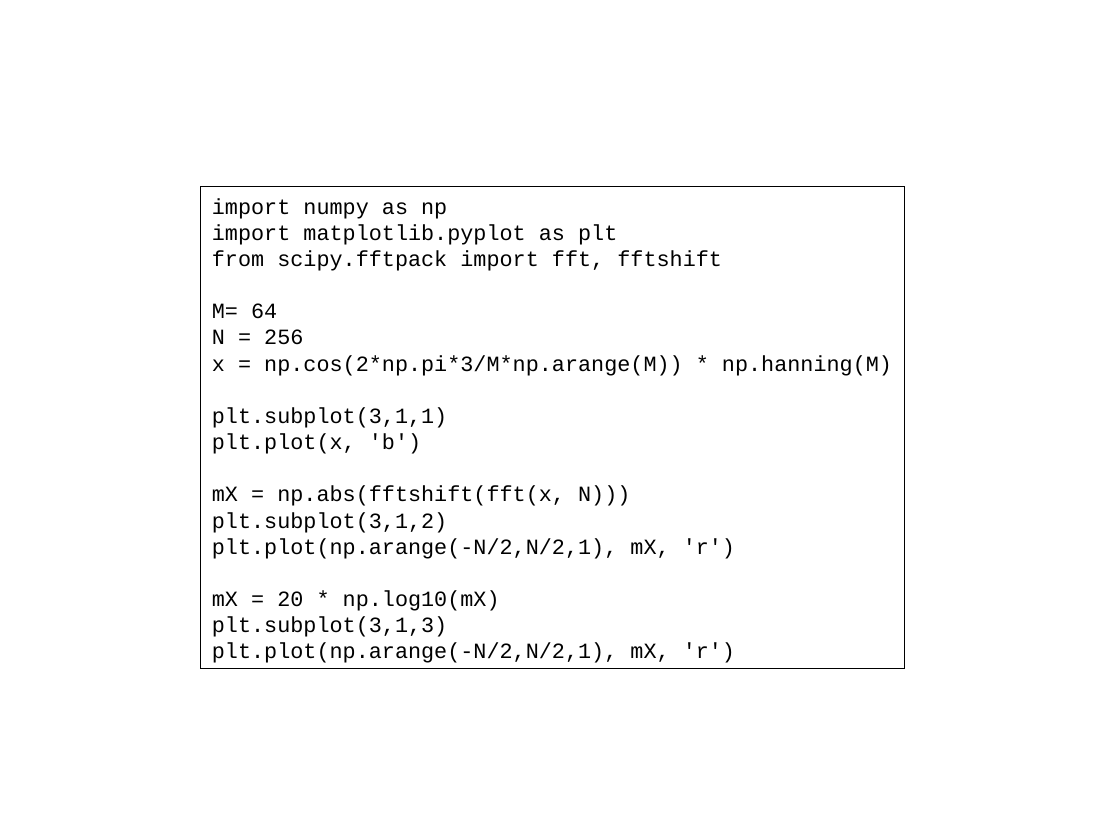
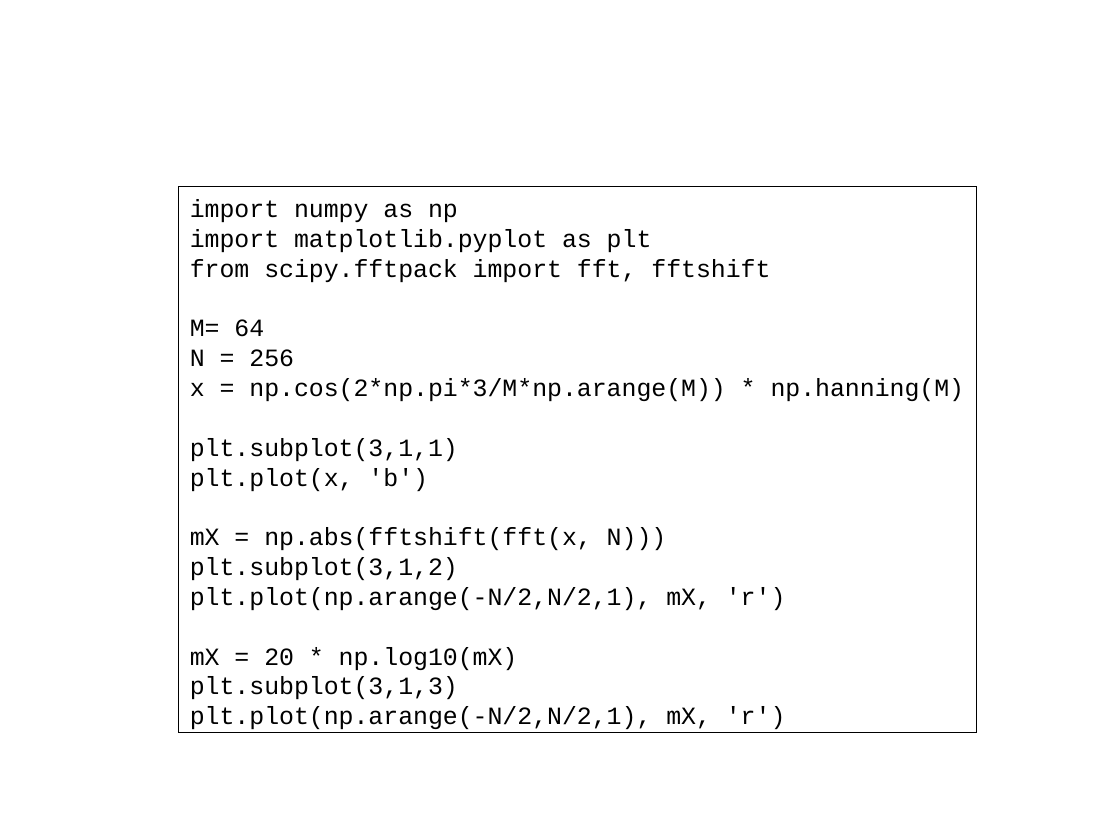
Before and after one commit to MTG/sms-tools, a slide deck: slide 20 of teaching-material/lectures/3-Fourier-theorems/3-Fourier-theorems.odp (slide 19 before the commit). Drawn at 1120x840 pixels with LibreOffice and Linux fonts; fonts in the diff are those of the drawing. Boxes give left, top, right and bottom in pixels: in the first picture for what was removed or moved away, otherwise in the second. Text is boxed around its words. In the diff, an @@ line names an element or a change of style, - is before the commit and + after.

```diff
--- a/teaching-material/lectures/3-Fourier-theorems/3-Fourier-theorems.odp
+++ b/teaching-material/lectures/3-Fourier-theorems/3-Fourier-theorems.odp
@@ rectangle "import numpy as np": place and size @@
-rectangle "import numpy as np" at [200,187,904,669]
+rectangle "import numpy as np" at [179,187,978,732]
@@ rectangle "import numpy as np" at [179,187,978,732]: size 14 to 16 pt @@
```
Also in this commit, not shown: 4 other slides changed, 4 slides added, 2 slides removed, 22 other files.
